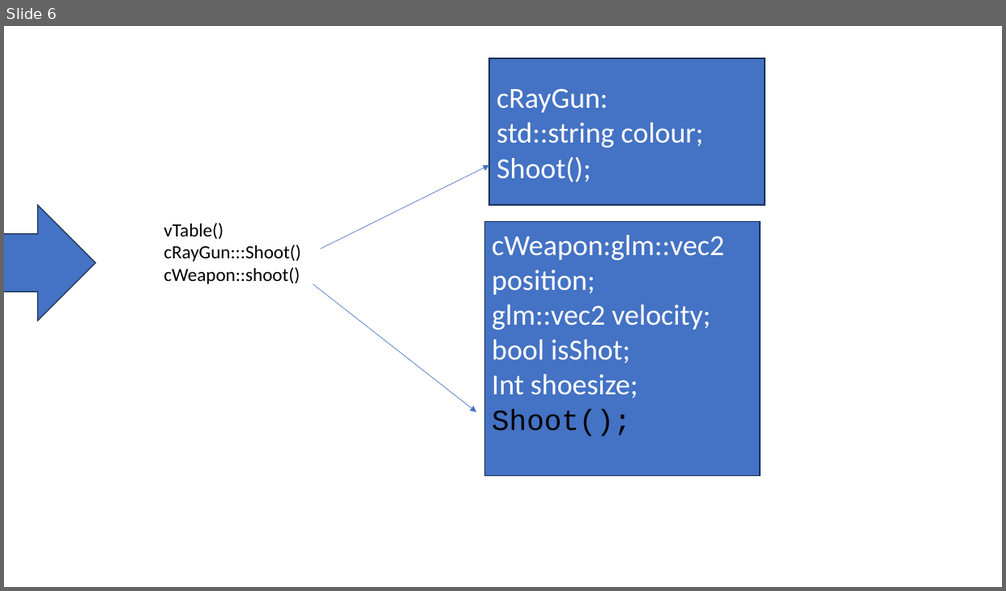
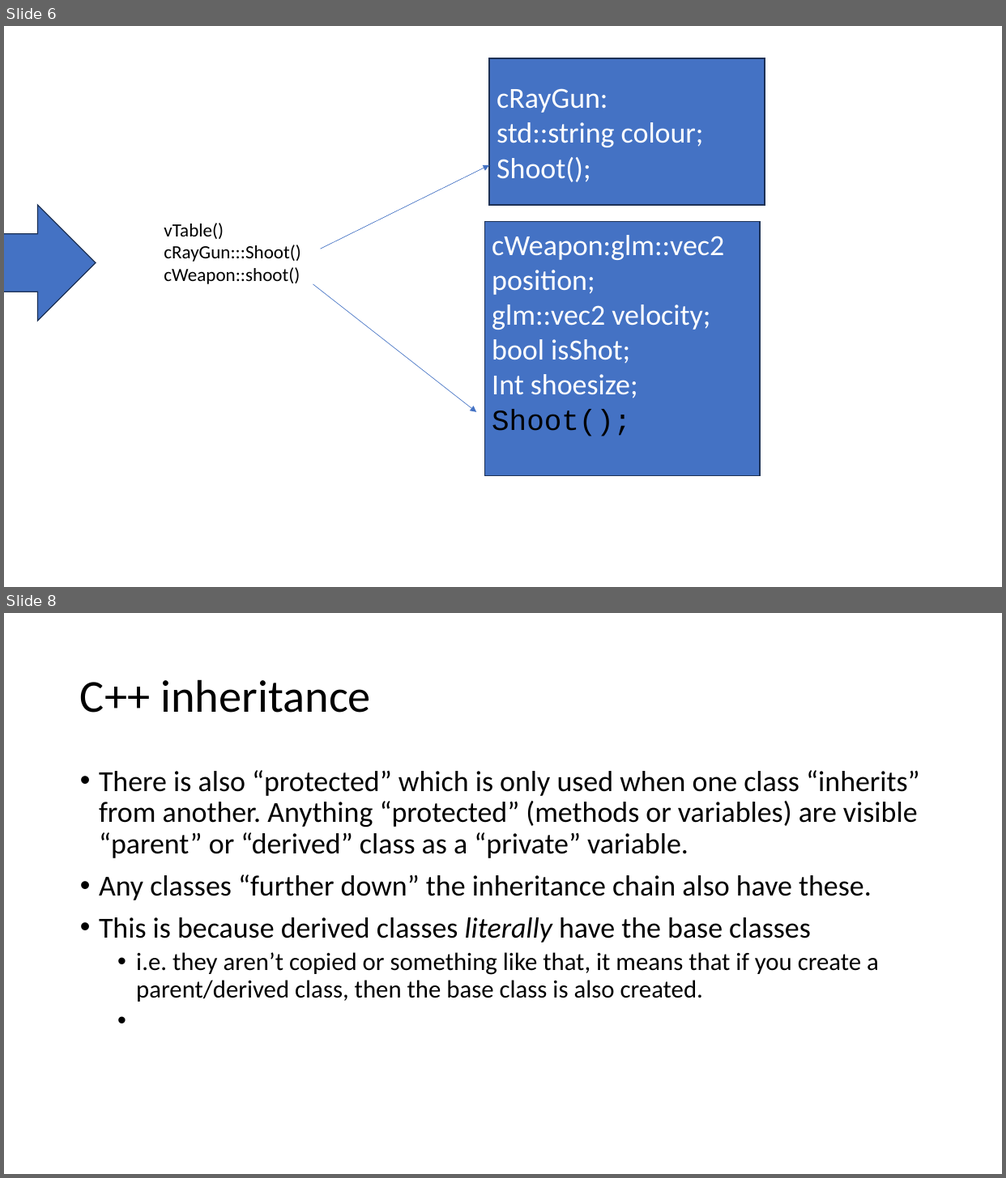
Before and after one commit to yellowflash07/GDP202324, a slide deck: 6044_FramPat/D2D/W02/Classes in CPP, part 1, CRC.pptx. Shown one above the other, each under a label of ours: slide 6 before the commit, slides 6 and 8 after it; the slides between them are not shown. The pictures are 1006x591 and 1006x1178 pixels, drawn with LibreOffice and Linux fonts; fonts in the diff are those of the drawing. Boxes give left, top, right and bottom in pixels: in the first picture for what was removed or moved away, otherwise in the second. Text is boxed around its words. In the diff, an @@ line names an element or a change of style, - is before the commit and + after.

```diff
--- a/6044_FramPat/D2D/W02/Classes in CPP, part 1, CRC.pptx
+++ b/6044_FramPat/D2D/W02/Classes in CPP, part 1, CRC.pptx
@@ slide 8 added at (4, 613, 1002, 1174), background #FFFFFF @@
@@ title added at (80, 679, 371, 713), 44 pt, text #000000 @@
+C++ inheritance
@@ text added at (99, 770, 920, 1002), 28 pt, text #000000 @@
+• There is also “protected” which is only used when one class “inherits” from another. Anything “protected” (methods or variables) are visible “parent” or “derived” class as a “private” variable.
+• Any classes “further down” the inheritance chain also have these.
+• This is because derived classes literally have the base classes
+  • i.e. they aren’t copied or something like that, it means that if you create a parent/derived class, then the base class is also created.
```
Also in this commit, not shown: 2 other slides added, 14 other files.
